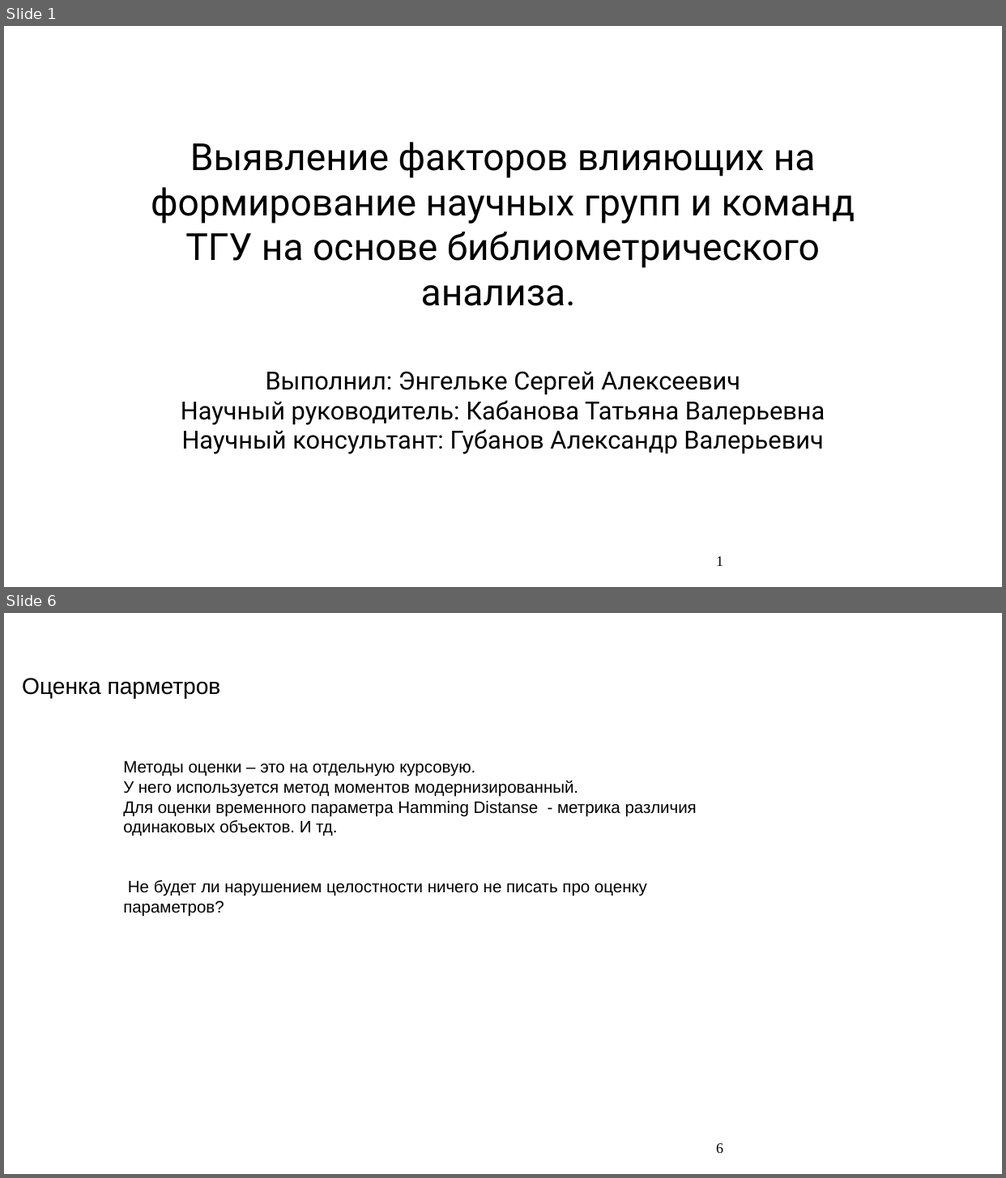
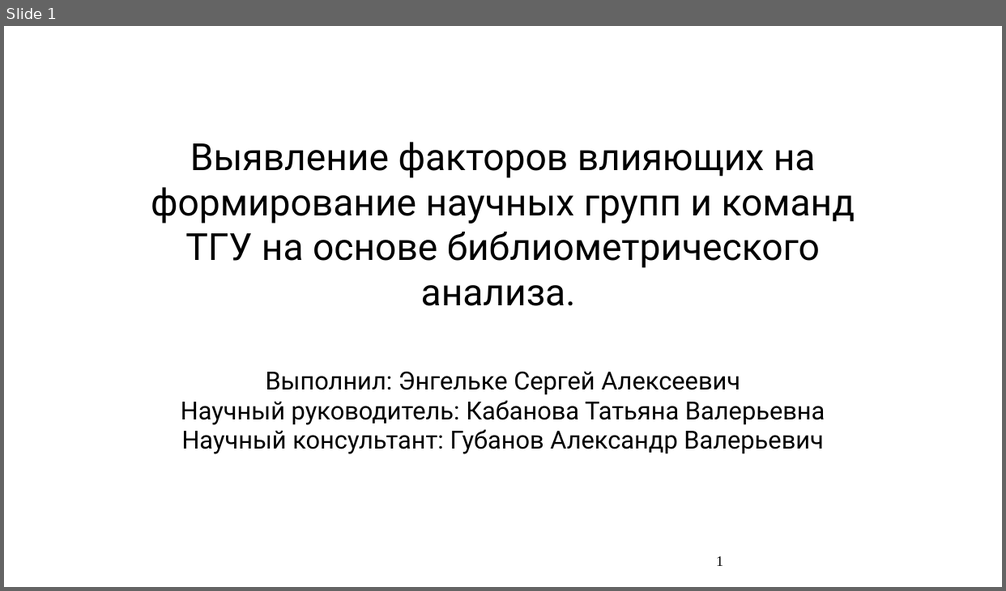
Before and after one commit to Amatikay/TermPaperSlides, a slide deck: SAOM_TermPaper.pptx. Shown one above the other, each under a label of ours: slides 1 and 6 before the commit, slide 1 after it; the slides between them are not shown. The pictures are 1006x1178 and 1006x591 pixels, drawn with LibreOffice and Linux fonts; fonts in the diff are those of the drawing. Boxes give left, top, right and bottom in pixels: in the first picture for what was removed or moved away, otherwise in the second. Text is boxed around its words. In the diff, an @@ line names an element or a change of style, - is before the commit and + after.

```diff
--- a/SAOM_TermPaper.pptx
+++ b/SAOM_TermPaper.pptx
@@ slide 6 removed at (4, 613, 1002, 1174), background #FFFFFF @@
@@ title removed at (22, 678, 221, 699) @@
-Оценка парметров
@@ subtitle removed at (123, 761, 697, 917) @@
-Методы оценки – это на отдельную курсовую.
-У него используется метод моментов модернизированный.
-Для оценки временного параметра Hamming Distanse - метрика различия одинаковых объектов. И тд.
-Не будет ли нарушением целостности ничего не писать про оценку параметров?
@@ page number removed at (716, 1144, 723, 1153) @@
-6
```
Also in this commit, not shown: 6 slides changed, 1 slide added, 3 other slides removed.
